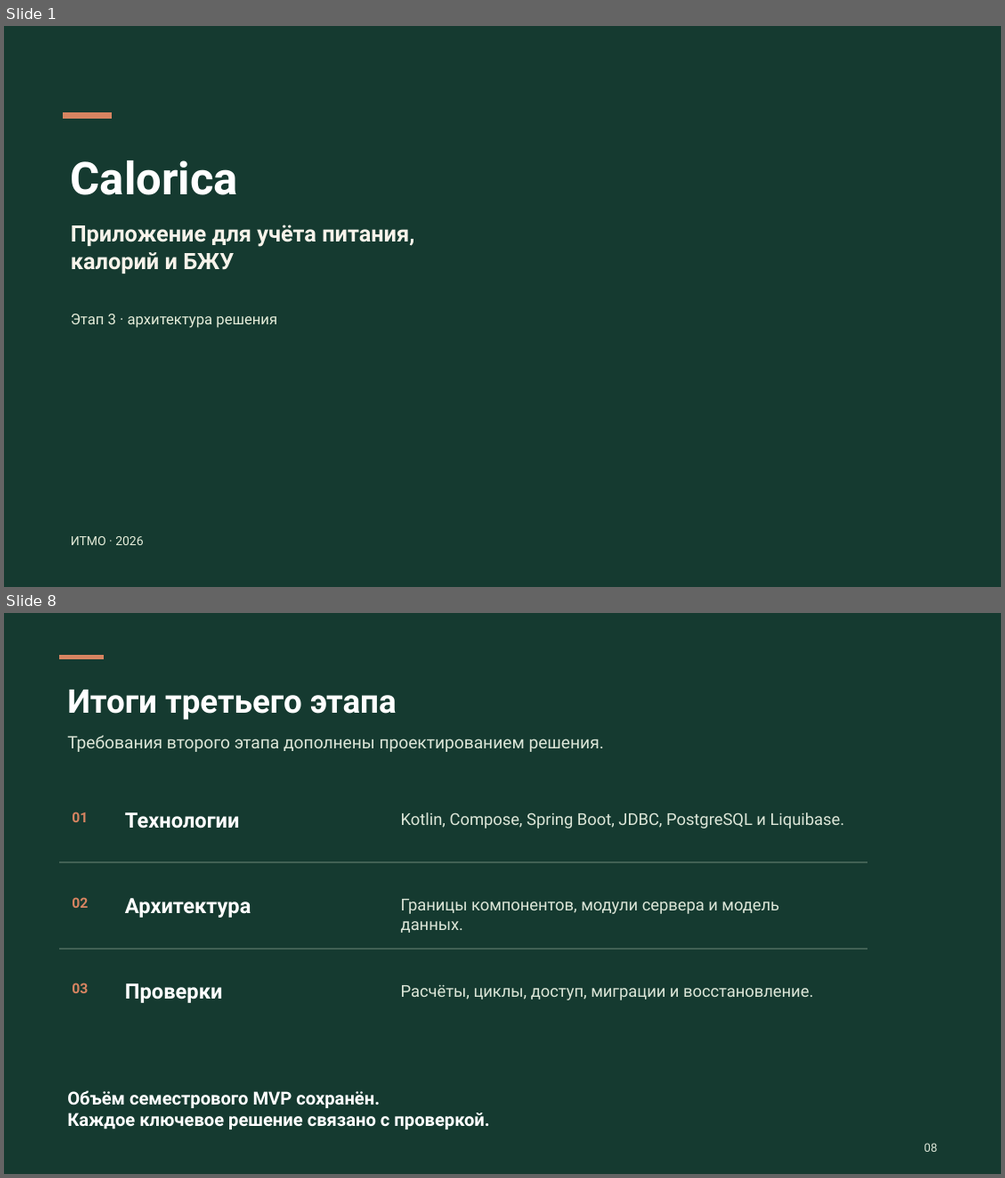
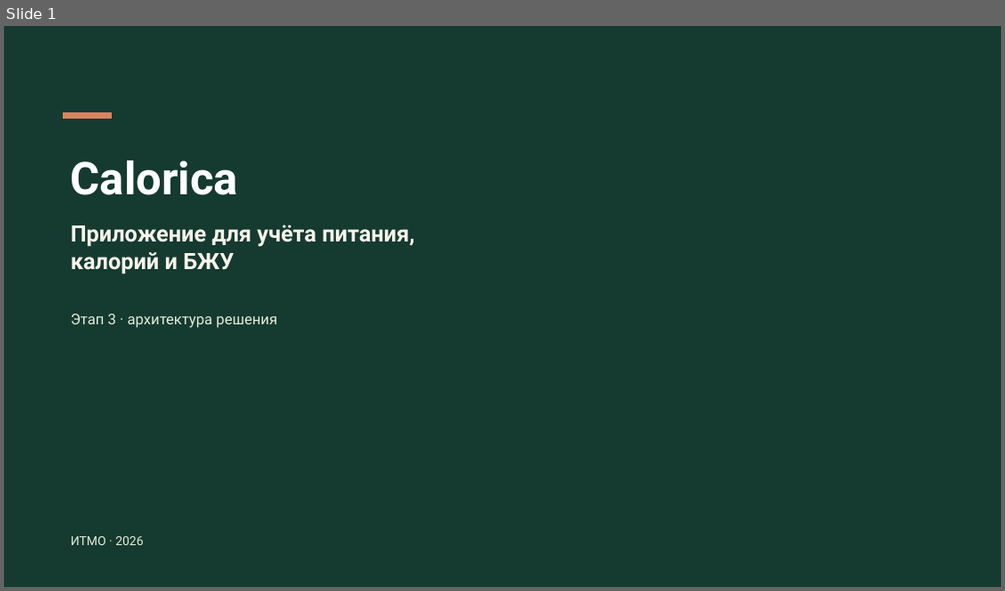
Before and after one commit to rurkk/Calorica, a slide deck: docs/semester-mvp/stage-3/Calorica-stage-3.pptx. Shown one above the other, each under a label of ours: slides 1 and 8 before the commit, slide 1 after it; the slides between them are not shown. The pictures are 1005x1178 and 1005x591 pixels, drawn with LibreOffice and Linux fonts; fonts in the diff are those of the drawing; background and template pictures are left out. Boxes give left, top, right and bottom in pixels: in the first picture for what was removed or moved away, otherwise in the second. Text is boxed around its words. In the diff, an @@ line names an element or a change of style, - is before the commit and + after.

```diff
--- a/docs/semester-mvp/stage-3/Calorica-stage-3.pptx
+++ b/docs/semester-mvp/stage-3/Calorica-stage-3.pptx
@@ slide 8 removed at (4,613,1001,1174), background #153A30 @@
@@ rectangle removed at (60,655,104,658) @@
@@ text removed at (67,690,396,720) @@
-Итоги третьего этапа
@@ text removed at (67,735,604,752) @@
-Требования второго этапа дополнены проектированием решения.
@@ text removed at (72,811,88,822) @@
-01
@@ text removed at (125,812,240,828) @@
-Технологии
@@ text removed at (401,812,845,828) @@
-Kotlin, Compose, Spring Boot, JDBC, PostgreSQL и Liquibase.
@@ rectangle removed at (60,862,867,863) @@
@@ text removed at (72,897,88,908) @@
-02
@@ text removed at (125,898,251,917) @@
-Архитектура
@@ text removed at (401,899,779,933) @@
-Границы компонентов, модули сервера и модель данных.
@@ rectangle removed at (60,948,867,949) @@
@@ text removed at (72,982,88,993) @@
-03
@@ text removed at (125,983,222,1003) @@
-Проверки
@@ text removed at (401,984,813,1000) @@
-Расчёты, циклы, доступ, миграции и восстановление.
@@ text removed at (67,1090,489,1129) @@
-Объём семестрового MVP сохранён.
-Каждое ключевое решение связано с проверкой.
@@ text removed at (924,1143,938,1151) @@
-08
```
Also in this commit, not shown: 8 slides added, 6 other slides removed, 33 other files.
